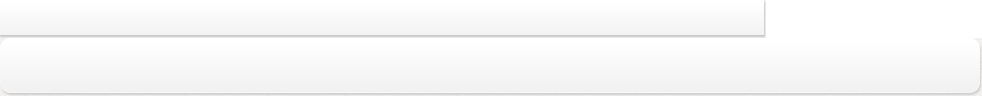
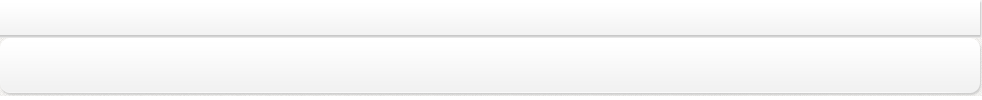
Two versions of the same layered image (982x100). Layer-by-layer changes:
painted on "图层 1" over (0, 0, 982, 38)
